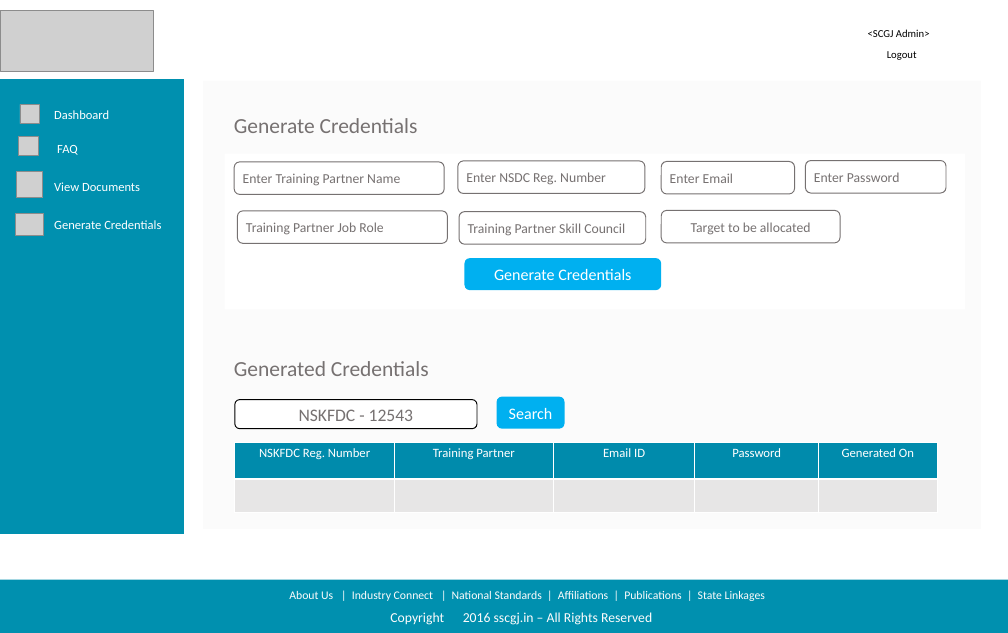
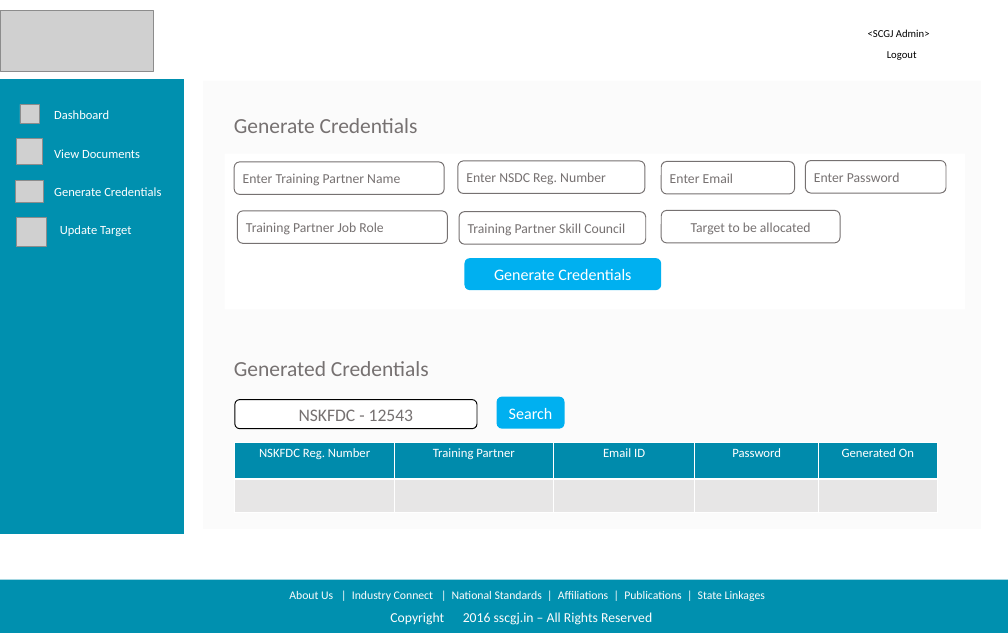
Before and after one commit to sarthakbhutani/NSKFDC-App, a slide deck: slide 17 of Requirements/Product Backlog/Screen Designs/Screen Design Deck/Updated Designs.pptx. Drawn at 1008x633 pixels with LibreOffice and Linux fonts; fonts in the diff are those of the drawing; grey boxes stand for pictures; background and template pictures are left out. Boxes give left, top, right and bottom in pixels: in the first picture for what was removed or moved away, otherwise in the second. Text is boxed around its words. In the diff, an @@ line names an element or a change of style, - is before the commit and + after.

```diff
--- a/Requirements/Product Backlog/Screen Designs/Screen Design Deck/Updated Designs.pptx
+++ b/Requirements/Product Backlog/Screen Designs/Screen Design Deck/Updated Designs.pptx
@@ picture removed at (19,136,39,156) @@
@@ 2 pictures, 2 texts: place and size @@
-2 pictures, 2 texts at (15,172,161,236)
+2 pictures, 2 texts at (15,139,161,203)
@@ text removed at (57,145,78,155) @@
-FAQ
@@ picture added at (16,217,46,247) @@
@@ text added at (60,225,132,236), 12.8 pt, text #FFFFFF @@
+Update Target
```
Also in this commit, not shown: 5 other slides changed.
